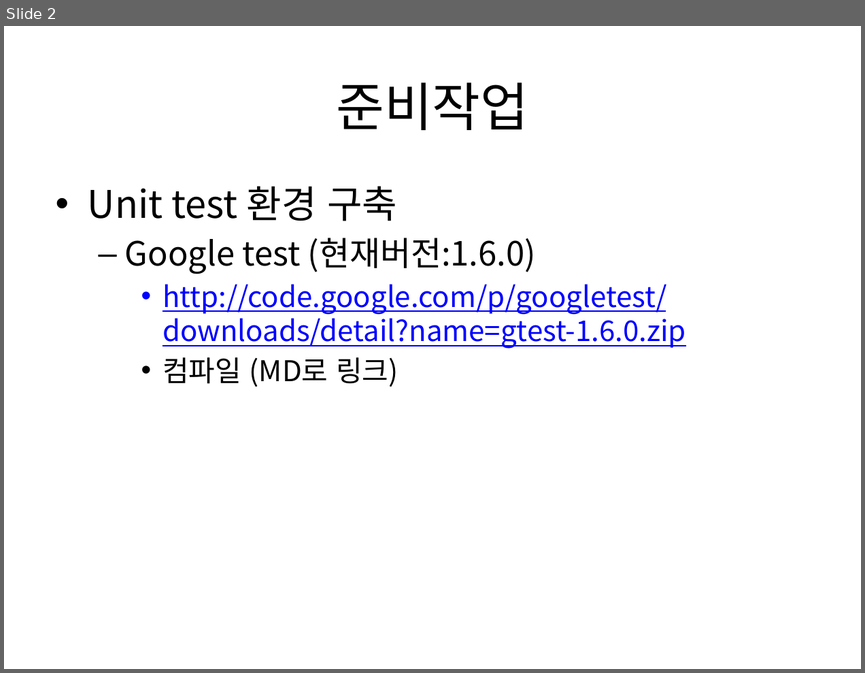
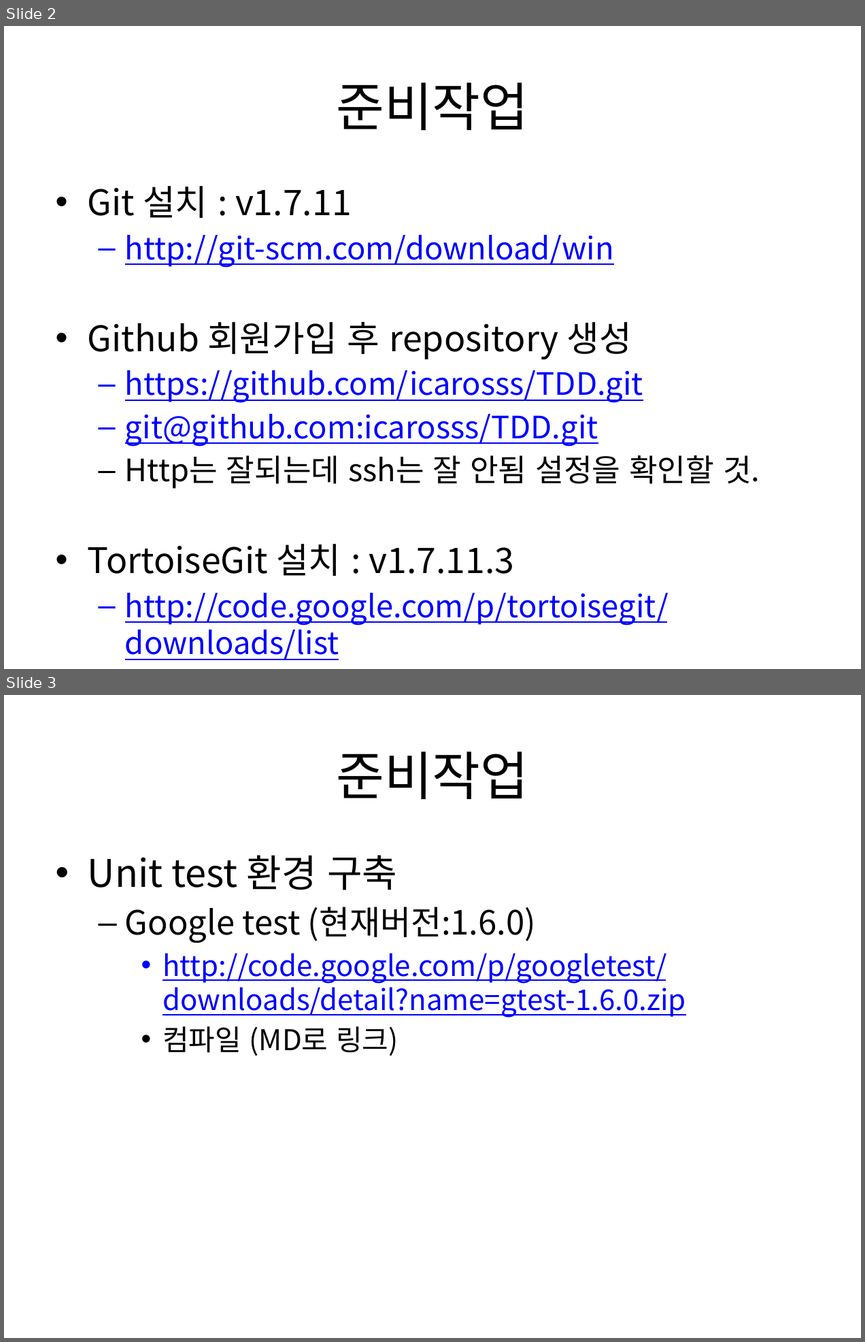
Before and after one commit to icarosss/TDD, a slide deck: TDD_시작.pptx. Shown one above the other, each under a label of ours: slide 2 before the commit, slides 2 and 3 after it. The pictures are 865x673 and 865x1342 pixels, drawn with LibreOffice and Linux fonts; fonts in the diff are those of the drawing. Boxes give left, top, right and bottom in pixels: in the first picture for what was removed or moved away, otherwise in the second. Text is boxed around its words. In the diff, an @@ line names an element or a change of style, - is before the commit and + after.

Commit message:
ppt 파일 수정

```diff
--- a/TDD_시작.pptx
+++ b/TDD_시작.pptx
@@ slide 2 added at [4,26,861,669], background #FFFFFF @@
@@ title added at [336,82,528,130], 44 pt, text #000000 @@
+준비작업
@@ text added at [88,186,759,660], 25.9 pt, text #0000FF, underline @@
+• Git 설치 : v1.7.11
+  – http://git-scm.com/download/win
+• Github 회원가입 후 repository 생성
+  – https://github.com/icarosss/TDD.git
+  – git@github.com:icarosss/TDD.git
+  – Http는 잘되는데 ssh는 잘 안됨 설정을 확인할 것.
+• TortoiseGit 설치 : v1.7.11.3
+  – http://code.google.com/p/tortoisegit/downloads/list
@@ what was slide 2 is now slide 3 @@
```
Also in this commit, not shown: 1 other file.
